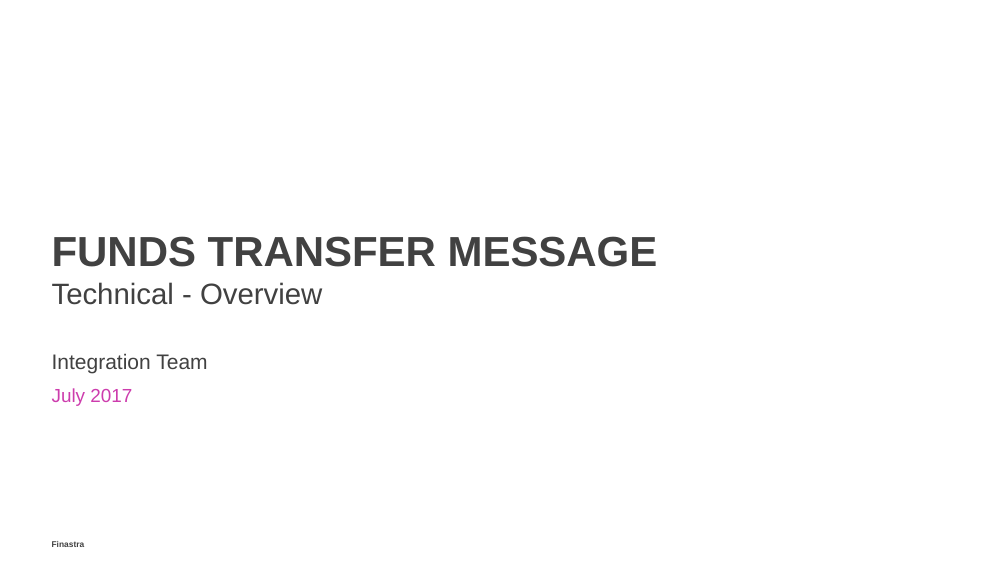
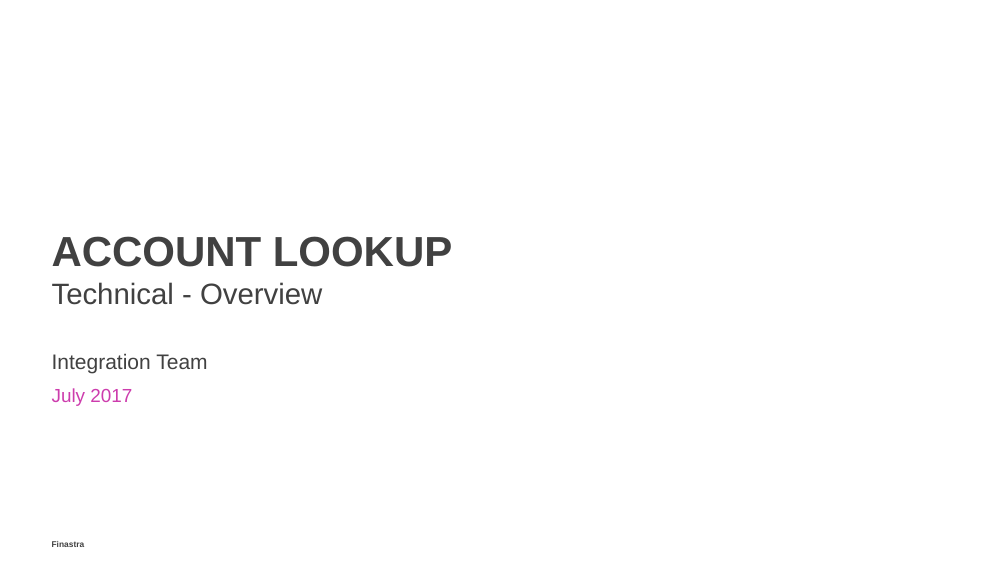
Before and after one commit to alexfinastra/IntegrationWorkshop, a slide deck: slide 1 of documentation/06 Account Lookup Interface.pptx. Drawn at 1008x567 pixels with LibreOffice and Linux fonts; fonts in the diff are those of the drawing; background and template pictures are left out. Boxes give left, top, right and bottom in pixels: in the first picture for what was removed or moved away, otherwise in the second. Text is boxed around its words. In the diff, an @@ line names an element or a change of style, - is before the commit and + after.

```diff
--- a/documentation/06 Account Lookup Interface.pptx
+++ b/documentation/06 Account Lookup Interface.pptx
@@ title at <box>52,236,452,267</box>: text changed @@
-FUNDS TRANSFER MESSAGE
+ACCOUNT LOOKUP
```
Also in this commit, not shown: 3 other slides changed, 8 slides added, 22 slides removed, 2 other files.
